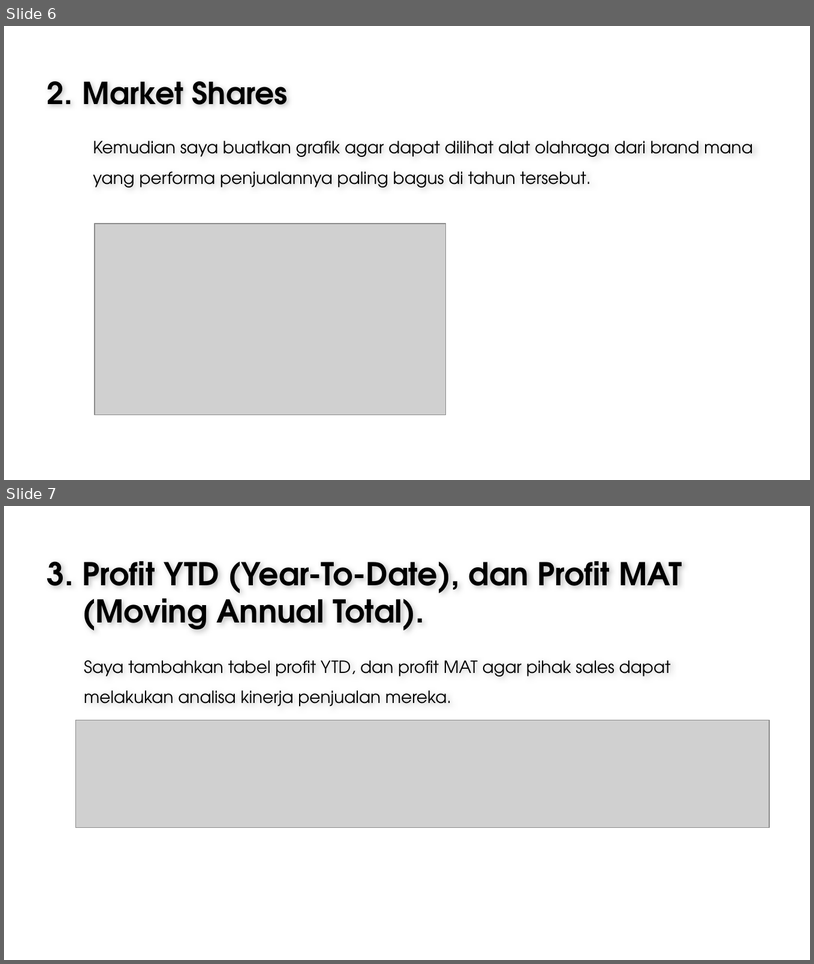
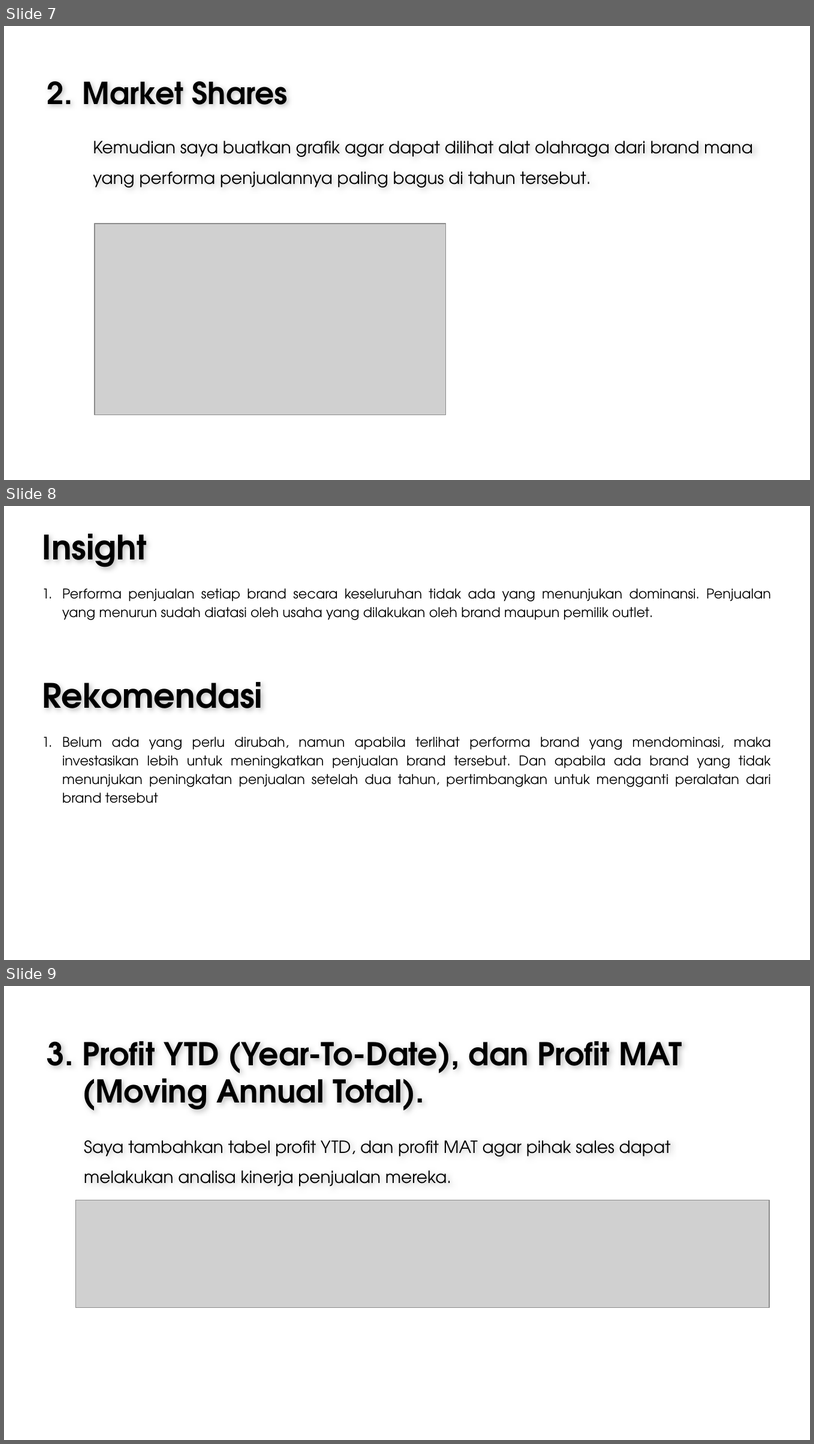
Before and after one commit to Sepuluh80/sport-equipment-sales, a slide deck: sport_equipment_sales.pptx. Shown one above the other, each under a label of ours: slides 6 and 7 before the commit, slides 7, 8 and 9 after it. The pictures are 814x964 and 814x1444 pixels, drawn with LibreOffice and Linux fonts; fonts in the diff are those of the drawing; grey boxes stand for pictures; background and template pictures are left out. Boxes give left, top, right and bottom in pixels: in the first picture for what was removed or moved away, otherwise in the second. Text is boxed around its words. In the diff, an @@ line names an element or a change of style, - is before the commit and + after.

```diff
--- a/sport_equipment_sales.pptx
+++ b/sport_equipment_sales.pptx
@@ slide 8 added at (x1=4, y1=506, x2=810, y2=960), background picture (left out) @@
@@ text added at (x1=42, y1=534, x2=147, y2=567), 30 pt, text #000000, bold @@
+Insight
@@ text added at (x1=62, y1=588, x2=771, y2=620), 12 pt, text #000000 @@
+1. Performa penjualan setiap brand secara keseluruhan tidak ada yang menunjukan dominansi. Penjualan yang menurun sudah diatasi oleh usaha yang dilakukan oleh brand maupun pemilik outlet.
@@ text added at (x1=42, y1=682, x2=263, y2=708), 30 pt, text #000000, bold @@
+Rekomendasi
@@ text added at (x1=62, y1=736, x2=771, y2=803), 12 pt, text #000000 @@
+1. Belum ada yang perlu dirubah, namun apabila terlihat performa brand yang mendominasi, maka investasikan lebih untuk meningkatkan penjualan brand tersebut. Dan apabila ada brand yang tidak menunjukan peningkatan penjualan setelah dua tahun, pertimbangkan untuk mengganti peralatan dari brand tersebut
@@ what was slide 6 is now slide 7 @@
@@ what was slide 7 is now slide 9 @@
```
Also in this commit, not shown: 2 slides changed, 2 other slides added, 1 other file.
